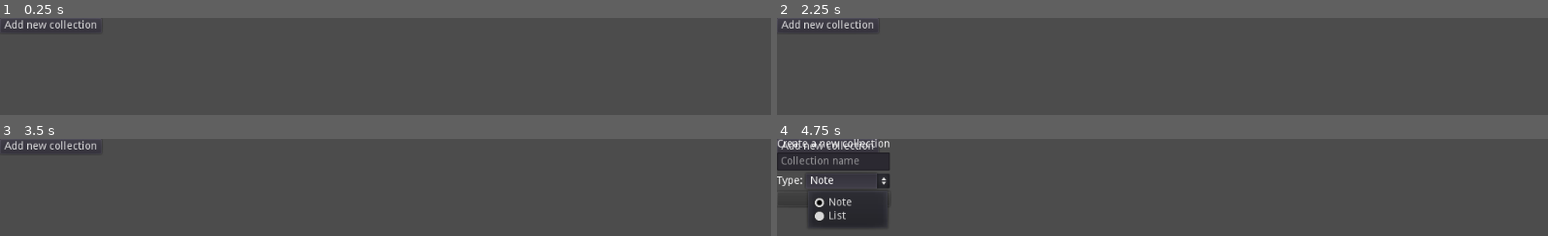
Above: before the commit, frames 1-4 (two rows, left to right).
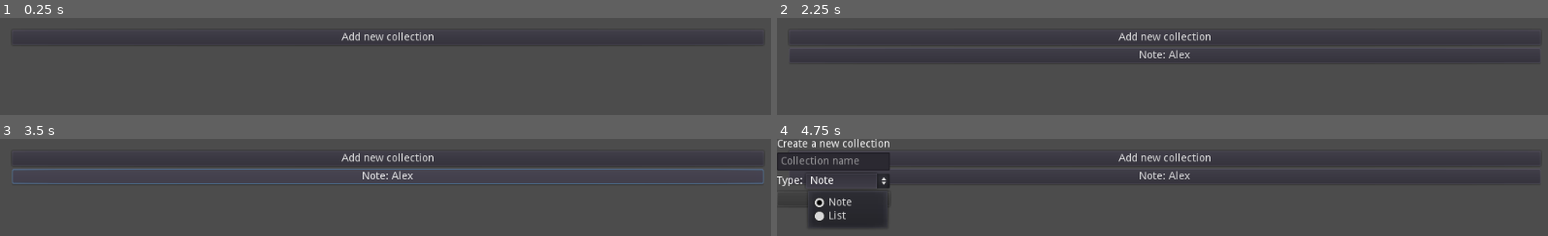
Above: after the commit, the same moments.

Repository: b7g/warm_bee
Game: Godot game, scene res://warm_bee.tscn
Same seed, same stepped clock (60 frames per second), same inputs: the game is played once before the commit and once after it.
Inputs (mouse positions are in pixels of both pictures, inside the frame that each line leads up to):
- Up to frame 1 (0.25 s): no input
- Up to frame 2 (2.25 s): click "Add new collection" at 0.5 s; click (830, 40) at 1.27 s; type "Alex" at 1.35 s; click "Create" at 2 s
- Up to frame 3 (3.5 s): click (385, 176) at 2.75 s, where only the run after the commit has a clickable "Note: Alex"
- Up to frame 4 (4.75 s): click "Add new collection" at 3.5 s; click "Note" at 4.25 s

The runs differ from the first frame. In frame 1, 1.7% of the frame differs, in the area x 0-95%, y 1-27%; in frame 2, 2.8%; in frame 3, 4.0%, in the area x 0-100%, y 1-47%; in frame 4, 2.6%.

Commit message:
Created ui component collection_button

Diff:
--- /dev/null
+++ b/godot/ui_component/collection_button.gd
@@ -0,0 +1,16 @@
+extends Button
+
+var _collection: Dictionary
+
+
+func _ready() -> void:
+	_setup()
+
+
+func set_collection(collection: Dictionary) -> void:
+	_collection = collection
+
+
+func _setup() -> void:
+	var type_text: String = Structure.get_collection_type_display_names()[_collection["type"]]
+	text = "%s: %s" % [type_text, _collection["name"]]
--- /dev/null
+++ b/godot/ui_component/collection_button.tscn
@@ -0,0 +1,8 @@
+[gd_scene load_steps=2 format=2]
+
+[ext_resource path="res://ui_component/collection_button.gd" type="Script" id=1]
+
+[node name="CollectionButton" type="Button"]
+margin_right = 12.0
+margin_bottom = 20.0
+script = ExtResource( 1 )
--- a/godot/warm_bee.gd
+++ b/godot/warm_bee.gd
@@ -1,9 +1,12 @@
 extends Control
 
 
-var collections: Array = []
+var _collections: Array = []
 
 var _dialog_add_collection_res: Resource = preload("res://dialog/add_collection.tscn")
+var _ui_collection_button_res: Resource = preload("res://ui_component/collection_button.tscn")
+
+onready var _collection_list: VBoxContainer = $MC/VC/SC/VCCollectionList
 
 
 func create_collection(c_name: String, type: int) -> void:
@@ -12,8 +15,17 @@
 		"type": type,
 		"content": []
 	}
-	collections.push_back(new_collection)
-	print(collections)
+	_collections.push_back(new_collection)
+	_display_collections()
+
+
+func _display_collections() -> void:
+	for child in _collection_list.get_children():
+		child.queue_free()
+	for collection in _collections:
+		var collection_button: Control = _ui_collection_button_res.instance()
+		collection_button.set_collection(collection)
+		_collection_list.add_child(collection_button)
 
 
 func _on_ButtonAddCollection_pressed() -> void:
--- a/godot/warm_bee.tscn
+++ b/godot/warm_bee.tscn
@@ -7,9 +7,33 @@
 anchor_bottom = 1.0
 script = ExtResource( 1 )
 
-[node name="ButtonAddCollection" type="Button" parent="."]
-margin_right = 12.0
+[node name="MC" type="MarginContainer" parent="."]
+anchor_right = 1.0
+anchor_bottom = 1.0
+custom_constants/margin_right = 16
+custom_constants/margin_top = 16
+custom_constants/margin_left = 16
+custom_constants/margin_bottom = 16
+
+[node name="VC" type="VBoxContainer" parent="MC"]
+margin_left = 16.0
+margin_top = 16.0
+margin_right = 1008.0
+margin_bottom = 584.0
+
+[node name="ButtonAddCollection" type="Button" parent="MC/VC"]
+margin_right = 992.0
 margin_bottom = 20.0
 text = "Add new collection"
 
-[connection signal="pressed" from="ButtonAddCollection" to="." method="_on_ButtonAddCollection_pressed"]
+[node name="SC" type="ScrollContainer" parent="MC/VC"]
+margin_top = 24.0
+margin_right = 992.0
+margin_bottom = 568.0
+size_flags_vertical = 3
+
+[node name="VCCollectionList" type="VBoxContainer" parent="MC/VC/SC"]
+margin_right = 992.0
+size_flags_horizontal = 3
+
+[connection signal="pressed" from="MC/VC/ButtonAddCollection" to="." method="_on_ButtonAddCollection_pressed"]
